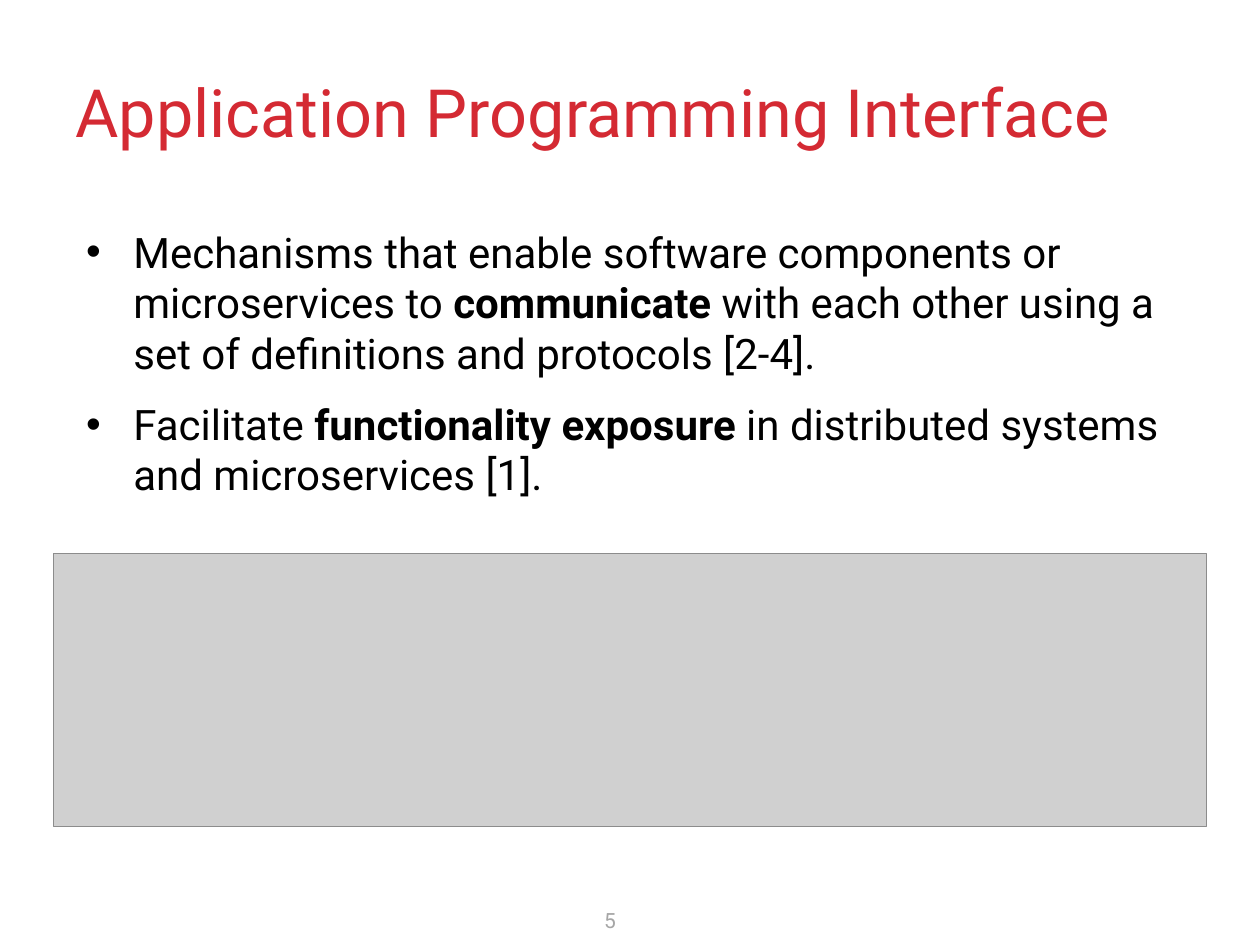
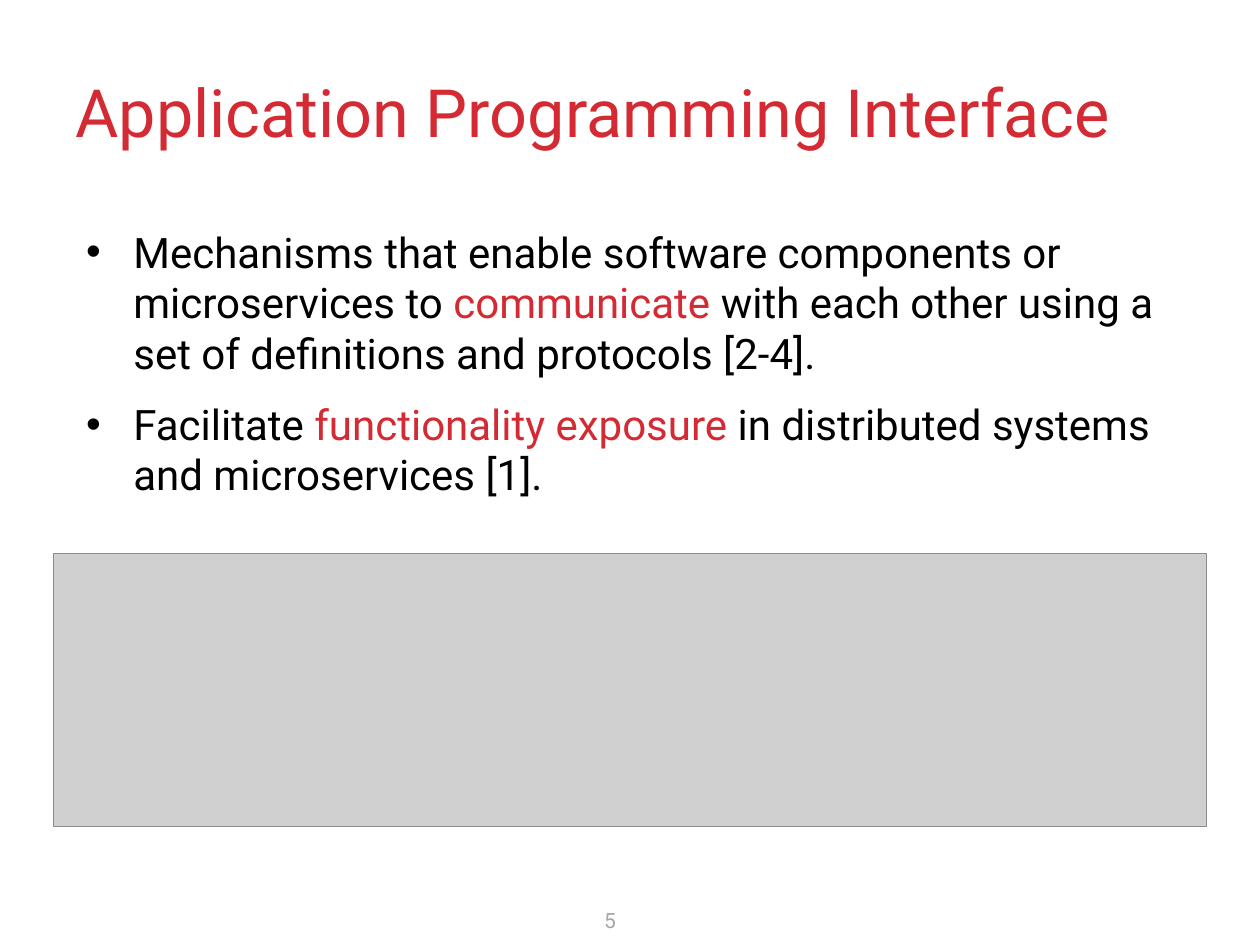
Before and after one commit to krishnodey/API-Quality, a slide deck: slide 5 of Cascon-Resources/Presentation/CASCON-2024.pptx. Drawn at 1260x945 pixels with LibreOffice and Linux fonts; fonts in the diff are those of the drawing; grey boxes stand for pictures. Boxes give left, top, right and bottom in pixels: in the first picture for what was removed or moved away, otherwise in the second. Text is boxed around its words. In the diff, an @@ line names an element or a change of style, - is before the commit and + after.

```diff
--- a/Cascon-Resources/Presentation/CASCON-2024.pptx
+++ b/Cascon-Resources/Presentation/CASCON-2024.pptx
@@ text "Mechanisms that enable software components ..." at (133,236,1153,497): text colour #000000 to #D42A33, bold off in "communicate", "functionality exposure" @@
```
Also in this commit, not shown: 9 other slides changed.
